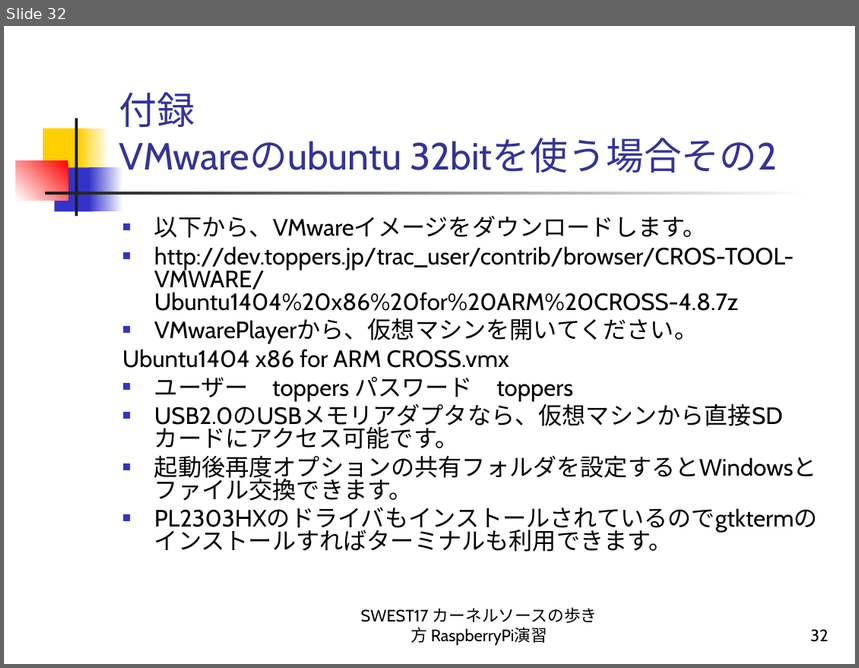
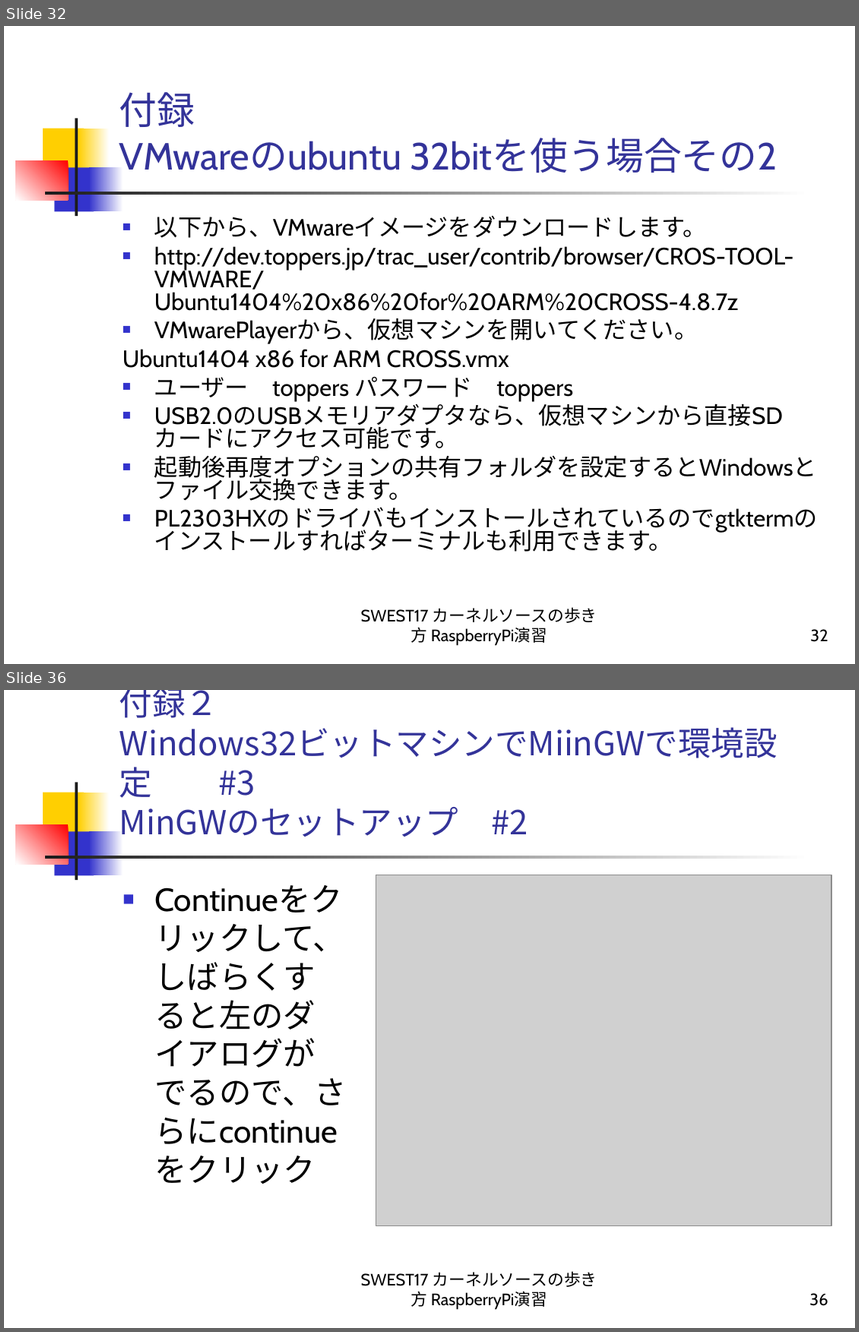
Before and after one commit to alvstakahashi/RPI-SHRINK-SSP-FULL, a slide deck: カーネルソースの歩き方 RaspberryPi演習.ppt. Shown one above the other, each under a label of ours: slide 32 before the commit, slides 32 and 36 after it; the slides between them are not shown. The pictures are 859x668 and 859x1332 pixels, drawn with LibreOffice and Linux fonts; fonts in the diff are those of the drawing; grey boxes stand for pictures. Boxes give left, top, right and bottom in pixels: in the first picture for what was removed or moved away, otherwise in the second. Text is boxed around its words. In the diff, an @@ line names an element or a change of style, - is before the commit and + after.

Commit message:
資料追記　win32
資料追記　32bitWinでのmingwセットアップ追記

```diff
--- a/カーネルソースの歩き方 RaspberryPi演習.ppt
+++ b/カーネルソースの歩き方 RaspberryPi演習.ppt
@@ slide 36 added at [4, 690, 855, 1328], background #FFFFFF; not listed: 7 template elements that a slide beside it also shows @@
@@ title added at [120, 690, 528, 837], 28 pt, text #333399 @@
+付録２
+Windows32ビットマシンでMiinGWで環境設定 #3
+MinGWのセットアップ #2
@@ picture added at [376, 875, 832, 1227] @@
@@ text added at [154, 924, 347, 1144], 27.2 pt, text #000000 @@
+■ Continueをクリックして、しばらくすると左のダイアログがでるので、さらにcontinueをクリック
@@ text added at [361, 1271, 598, 1310], 14 pt, text #000000 @@
+SWEST17 カーネルソースの歩き方 RaspberryPi演習
@@ page number added at [810, 1293, 828, 1306], 14 pt, text #000000 @@
+36
```
Also in this commit, not shown: 1 slide changed, 10 other slides added.
